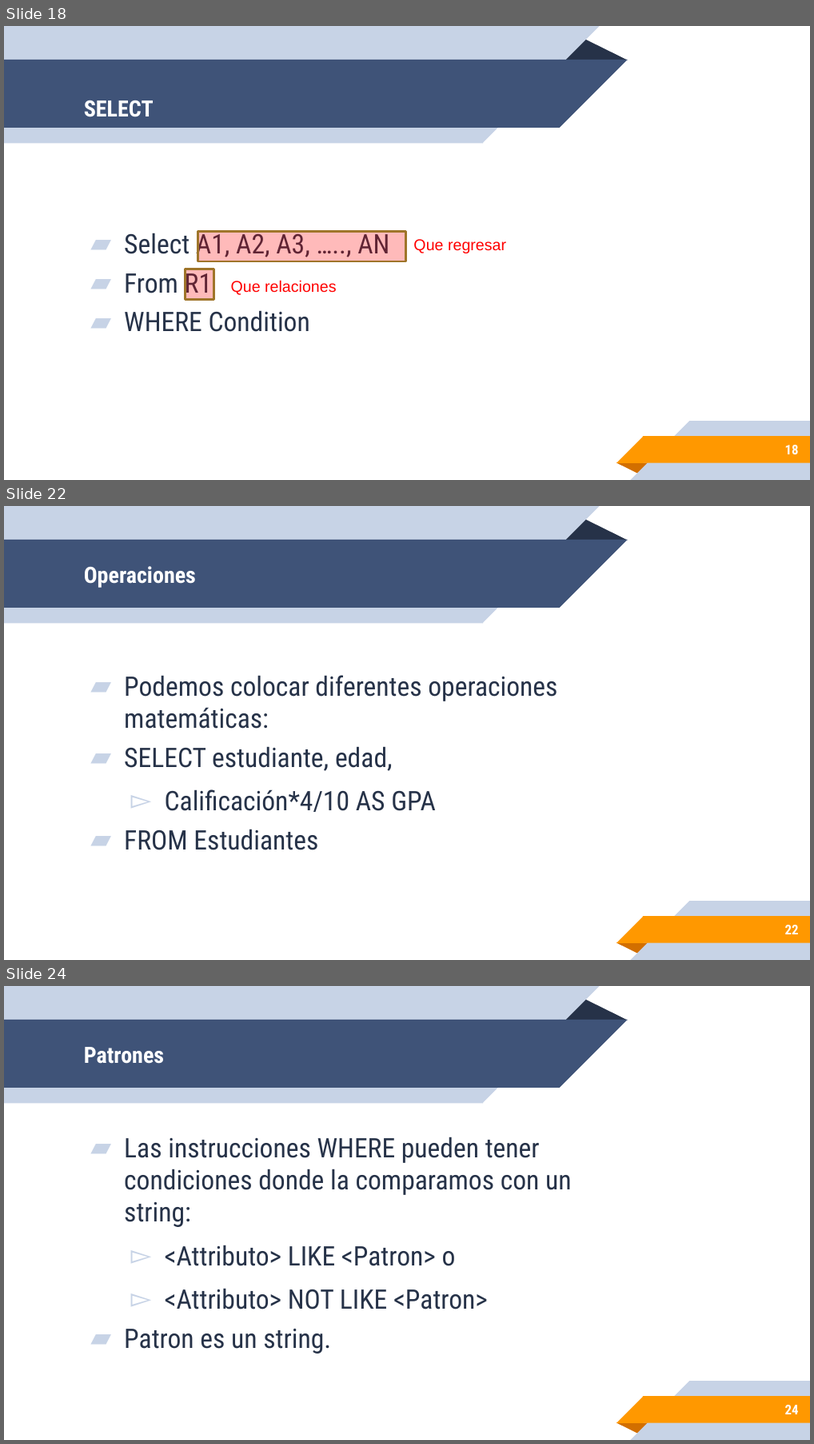
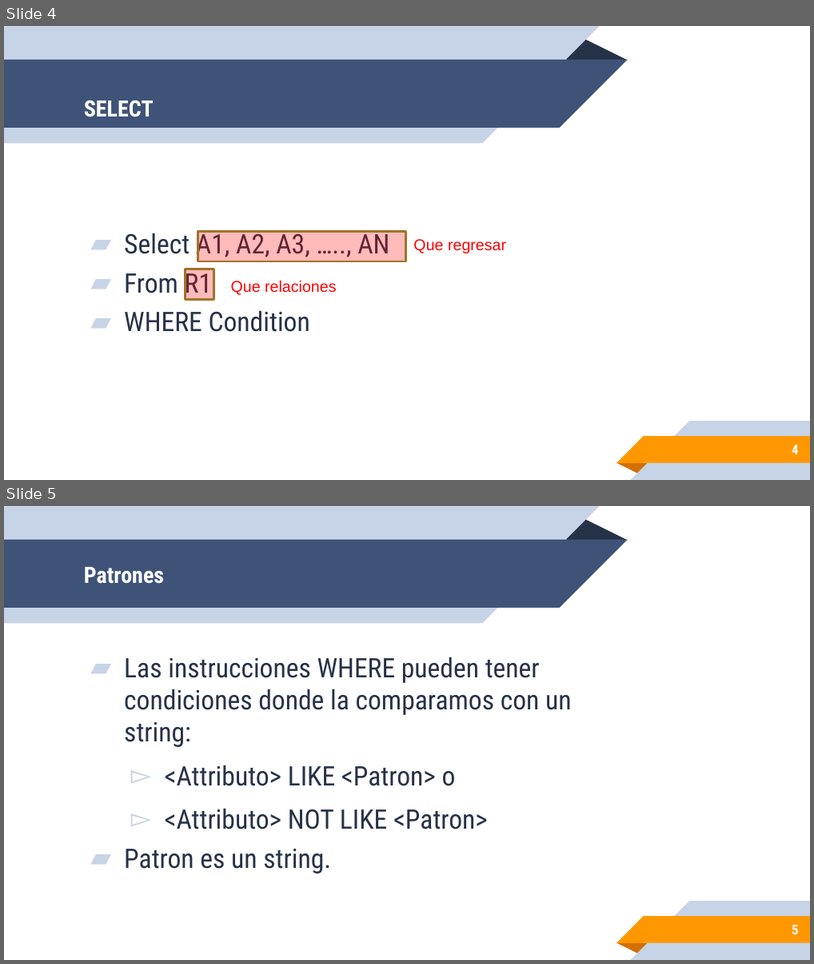
Before and after one commit to leonpalafox/dbclase, a slide deck: Slides/Clase_14_2018.pptx. Shown one above the other, each under a label of ours: slides 18, 22 and 24 before the commit, slides 4 and 5 after it; the slides between them are not shown. The pictures are 814x1444 and 814x964 pixels, drawn with LibreOffice and Linux fonts; fonts in the diff are those of the drawing; background and template pictures are left out. Boxes give left, top, right and bottom in pixels: in the first picture for what was removed or moved away, otherwise in the second. Text is boxed around its words. In the diff, an @@ line names an element or a change of style, - is before the commit and + after.

```diff
--- a/Slides/Clase_14_2018.pptx
+++ b/Slides/Clase_14_2018.pptx
@@ slide 22 removed at (x1=4, y1=506, x2=810, y2=960), background #FFFFFF; not listed: 10 template elements that a slide beside it also shows @@
@@ title removed at (x1=84, y1=566, x2=196, y2=588) @@
-Operaciones
@@ text removed at (x1=124, y1=675, x2=558, y2=850) @@
-▰ Podemos colocar diferentes operaciones matemáticas:
-▰ SELECT estudiante, edad,
-  ▻ Calificación*4/10 AS GPA
-▰ FROM Estudiantes
@@ page number removed at (x1=786, y1=924, x2=799, y2=934) @@
-22
@@ what was slide 18 is now slide 4 @@
@@ page number at (x1=792, y1=444, x2=798, y2=454): text changed @@
-18
+4
@@ what was slide 24 is now slide 5 @@
@@ page number at (x1=792, y1=924, x2=798, y2=934): text changed @@
-24
+5
```
Also in this commit, not shown: 1 slide changed, 7 slides added, 17 other slides removed, 3 other files.
